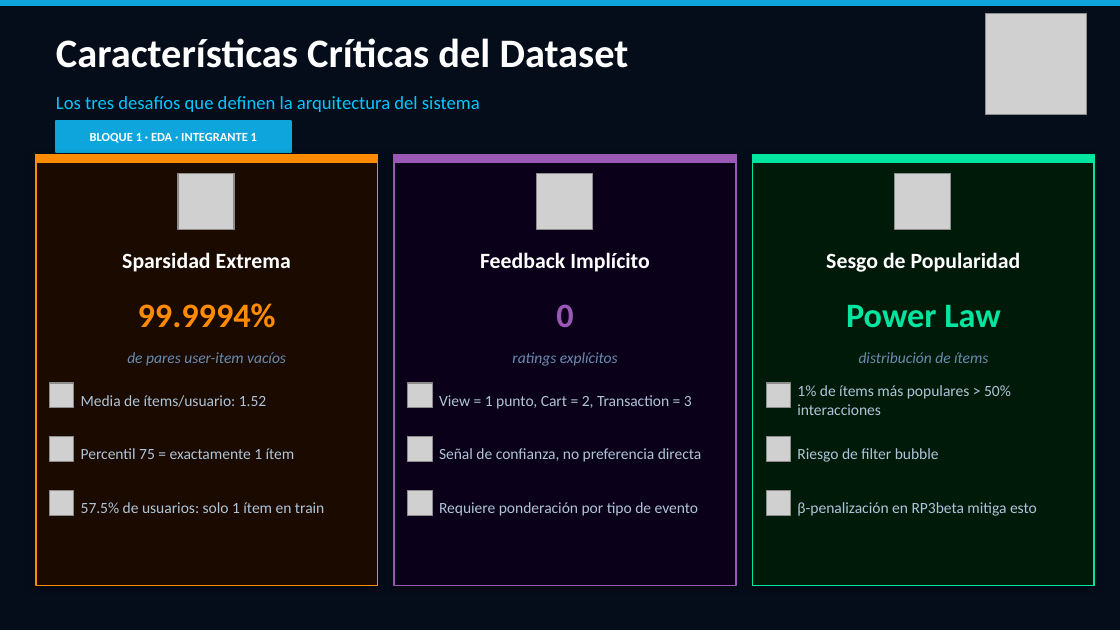
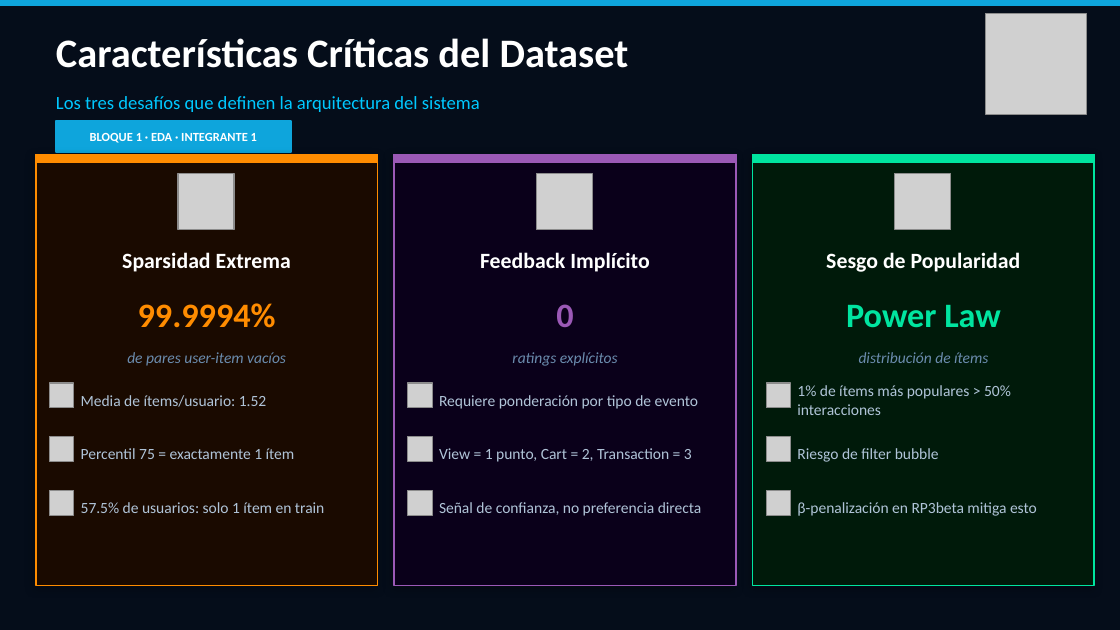
Before and after one commit to JacquetAlexis23/Nexus-RecSys, a slide deck: slide 4 of presentacion/nexus_tecnico_v2.pptx. Drawn at 1120x630 pixels with LibreOffice and Linux fonts; fonts in the diff are those of the drawing; grey boxes stand for pictures. Boxes give left, top, right and bottom in pixels: in the first picture for what was removed or moved away, otherwise in the second. Text is boxed around its words. In the diff, an @@ line names an element or a change of style, - is before the commit and + after.

```diff
--- a/presentacion/nexus_tecnico_v2.pptx
+++ b/presentacion/nexus_tecnico_v2.pptx
@@ text "Requiere ponderación por tipo de ...": place and size @@
-text "Requiere ponderación por tipo de ..." at box(439, 502, 698, 516)
+text "Requiere ponderación por tipo de ..." at box(439, 395, 698, 409)
@@ text "View = 1 punto, Cart ...": place and size @@
-text "View = 1 punto, Cart ..." at box(439, 395, 692, 409)
+text "View = 1 punto, Cart ..." at box(439, 448, 692, 462)
@@ text "Señal de confianza, no preferencia ...": place and size @@
-text "Señal de confianza, no preferencia ..." at box(439, 448, 702, 462)
+text "Señal de confianza, no preferencia ..." at box(439, 502, 702, 516)
```
Also in this commit, not shown: 4 other slides changed.
